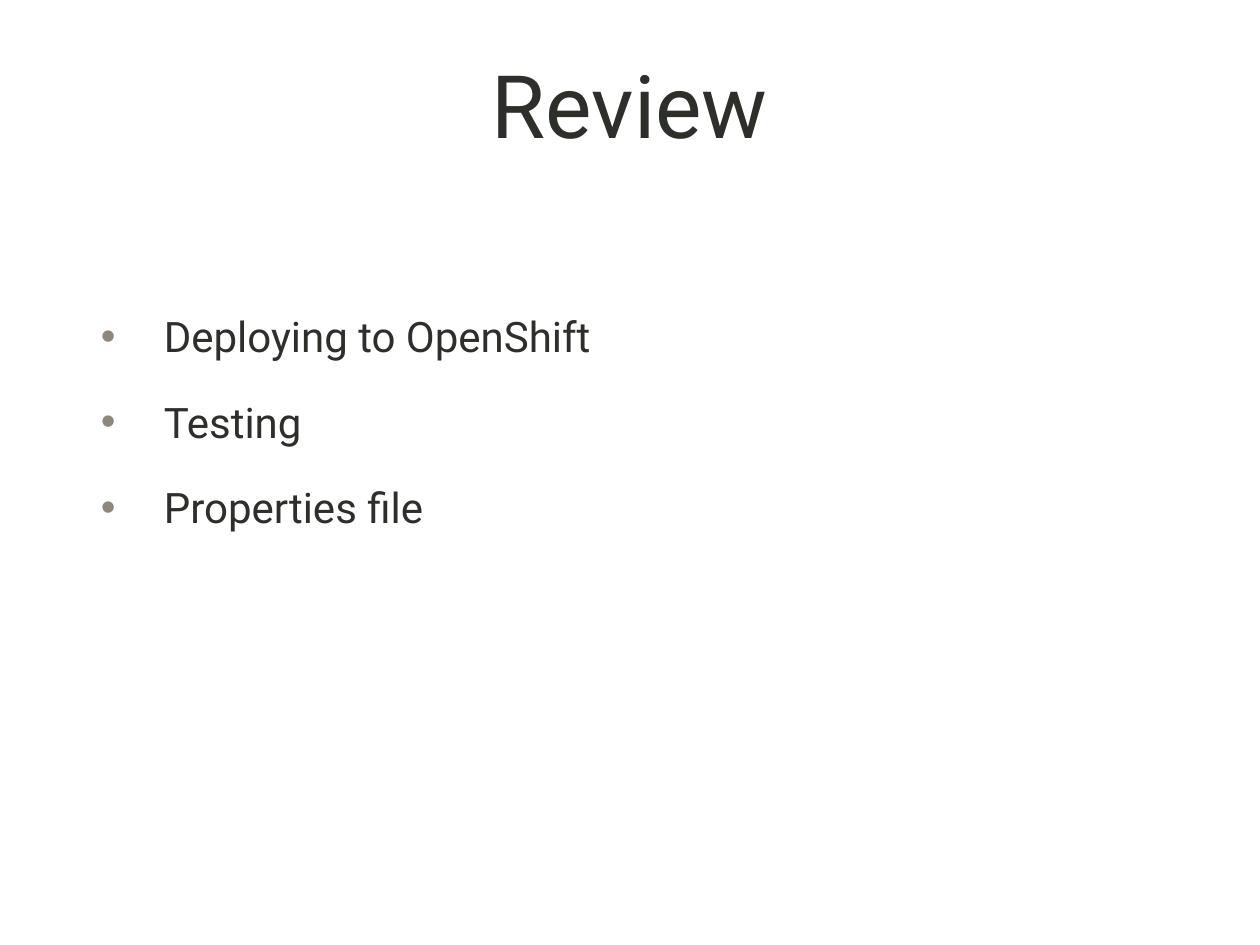
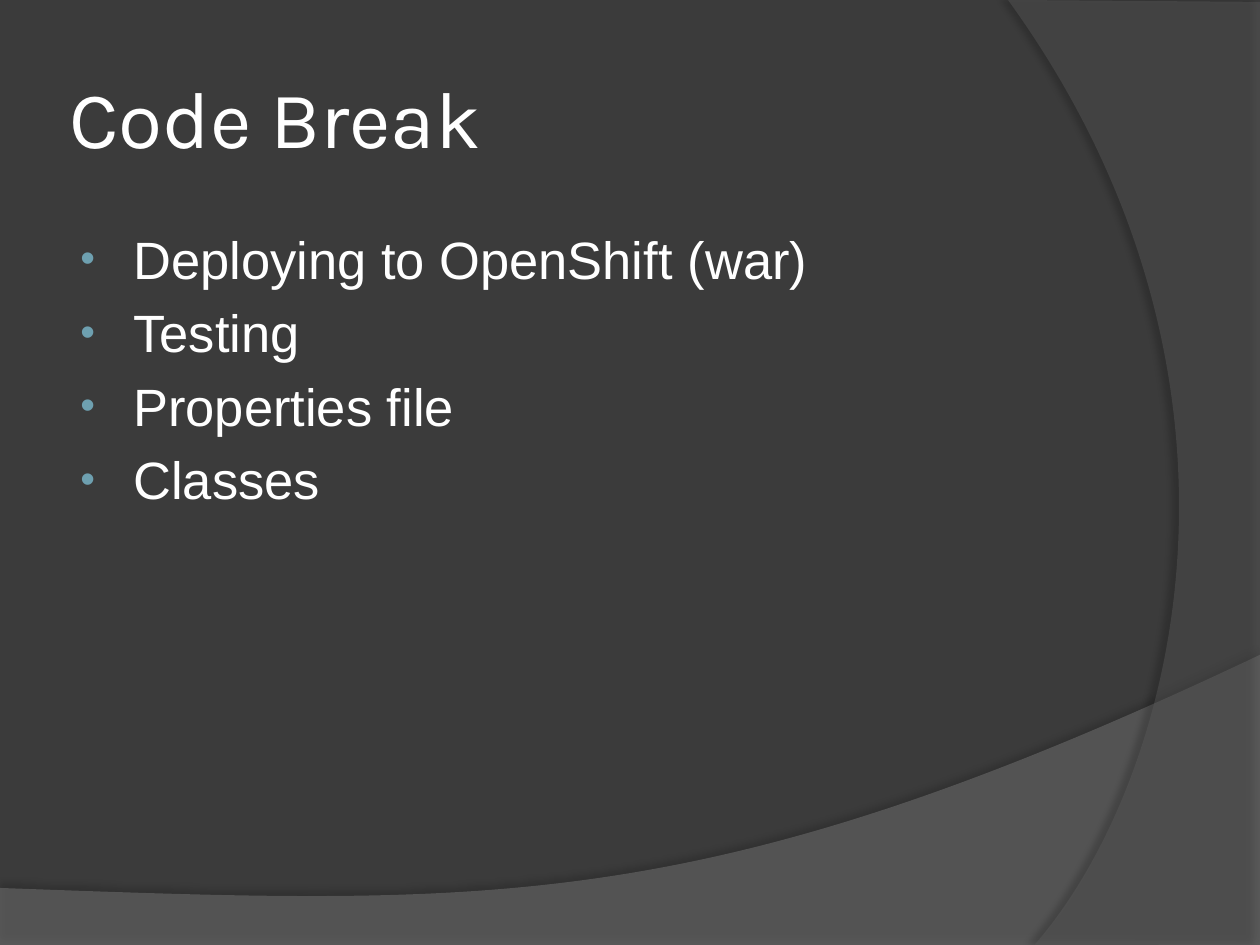
Before and after one commit to bwoestman/weatherWebService, a slide deck: slide 12 of documentation/wwsPresentation.pptx (slide 10 before the commit). Drawn at 1260x945 pixels with LibreOffice and Linux fonts; fonts in the diff are those of the drawing; background and template pictures are left out. Boxes give left, top, right and bottom in pixels: in the first picture for what was removed or moved away, otherwise in the second. Text is boxed around its words. In the diff, an @@ line names an element or a change of style, - is before the commit and + after.

```diff
--- a/documentation/wwsPresentation.pptx
+++ b/documentation/wwsPresentation.pptx
@@ background picture (left out) to #3B3B3B @@
@@ freeform shape added at <box>1008,0,1260,945</box>, fill #5E5E5E at 40% opacity @@
@@ title at <box>69,93,481,149</box>: text changed; size 50 to 46 pt; font Roboto to Karla; text colour #2D2F2B to #FFFFFF @@
-Review
+Code Break
@@ text "Deploying to OpenShift (war)": place and size @@
-text "Deploying to OpenShift (war)" at <box>164,320,590,532</box>
+text "Deploying to OpenShift (war)" at <box>133,241,808,500</box>
@@ text at <box>133,241,808,290</box>: text changed; size 24 to 30 pt; font Roboto to Arial; text colour #2D2F2B to #FFFFFF @@
-• Deploying to OpenShift
+• Deploying to OpenShift (war)
@@ text at <box>133,314,454,437</box>: size 24 to 30 pt, font Roboto to Arial, text colour #2D2F2B to #FFFFFF in "Testing", "Properties file"; indent changed; less space between paragraphs; bullet colour #8E887C to #6EA0B0 @@
@@ text at <box>133,461,320,500</box>: paragraph added @@
+• Classes
@@ freeform shape added at <box>0,655,1260,945</box>, fill #7F7F7F at 45% opacity @@
```
Also in this commit, not shown: 9 other slides changed, 2 slides added, 1 slide removed, 2 other files.
